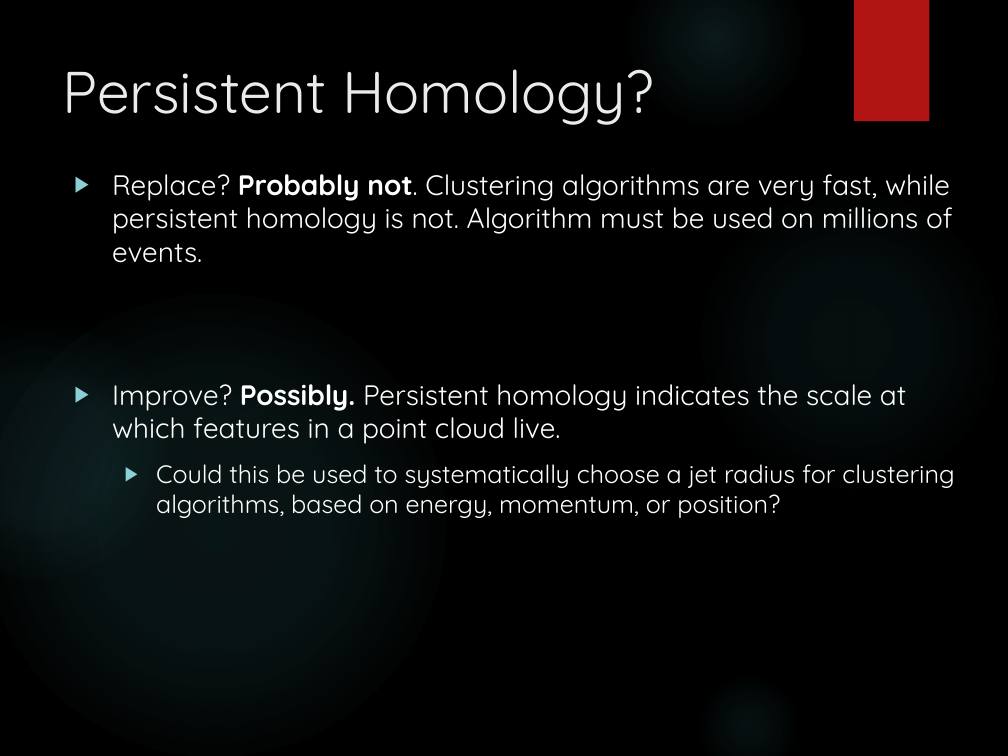
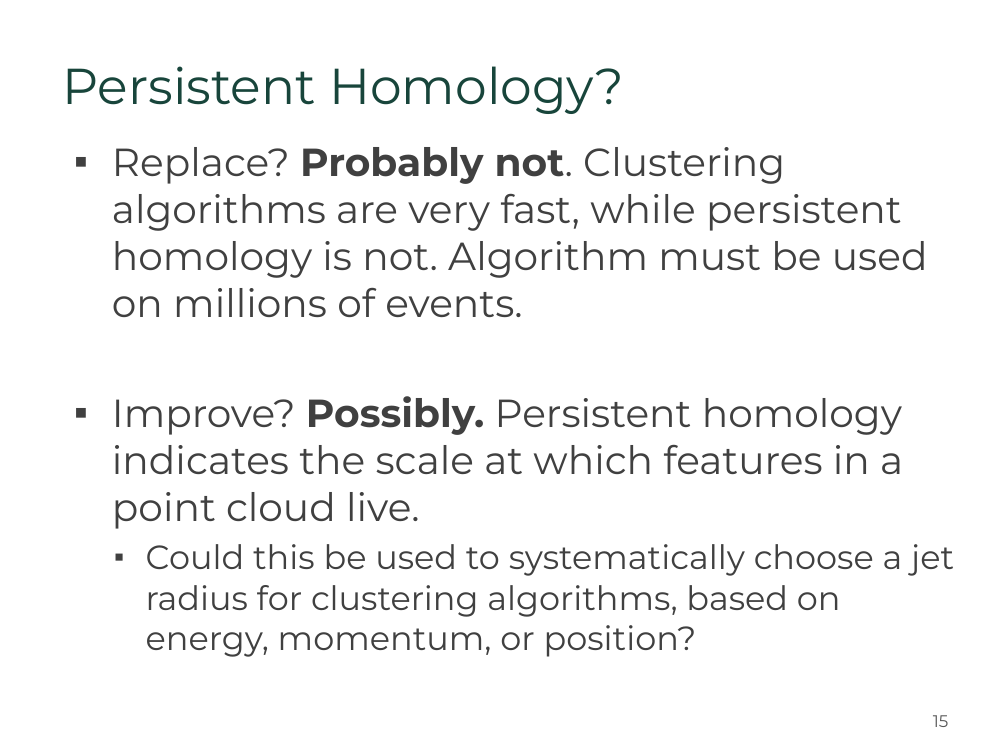
Before and after one commit to greenspaceexplorer/ngreenSS16PHY480, a slide deck: slide 15 of Final_Presentation.pptx (slide 12 before the commit). Drawn at 1008x756 pixels with LibreOffice and Linux fonts; fonts in the diff are those of the drawing; background and template pictures are left out. Boxes give left, top, right and bottom in pixels: in the first picture for what was removed or moved away, otherwise in the second. Text is boxed around its words. In the diff, an @@ line names an element or a change of style, - is before the commit and + after.

```diff
--- a/Final_Presentation.pptx
+++ b/Final_Presentation.pptx
@@ ellipse removed at <box>627,0,804,126</box> @@
@@ rectangle removed at <box>854,0,930,122</box> @@
@@ title "Persistent Homology?" at <box>62,66,624,114</box>: size 46.3 to 39.7 pt, font Quicksand to Montserrat, text colour #EBEBEB to #18453B @@
@@ text "Replace? Probably not. Clustering algorithms ...": place and size @@
-text "Replace? Probably not. Clustering algorithms ..." at <box>112,174,954,518</box>
+text "Replace? Probably not. Clustering algorithms ..." at <box>112,147,954,657</box>
@@ text "Replace? Probably not. Clustering algorithms ..." at <box>112,147,954,657</box>: size 22.1 to 30.9 pt in "Replace? Probably not. Clustering algorithms are very ...", "Improve? Possibly. Persistent homology indicates the scale ..."; font Quicksand to Montserrat, text colour #FFFFFF to #404040; size 19.8 to 26.5 pt in "Could this be used to systematically choose ..."; bullet ▶ to ▪; less space between paragraphs; bullet colour #8AD0D6 to #404040 @@
@@ ellipse removed at <box>694,185,1005,496</box> @@
@@ ellipse removed at <box>0,295,445,756</box> @@
@@ ellipse removed at <box>0,319,168,580</box> @@
@@ ellipse removed at <box>694,672,803,756</box> @@
@@ page number added at <box>933,715,949,727</box>, 13.2 pt, text #595959 @@
+15
```
Also in this commit, not shown: 19 other slides changed, 3 slides added, 13 other files.
